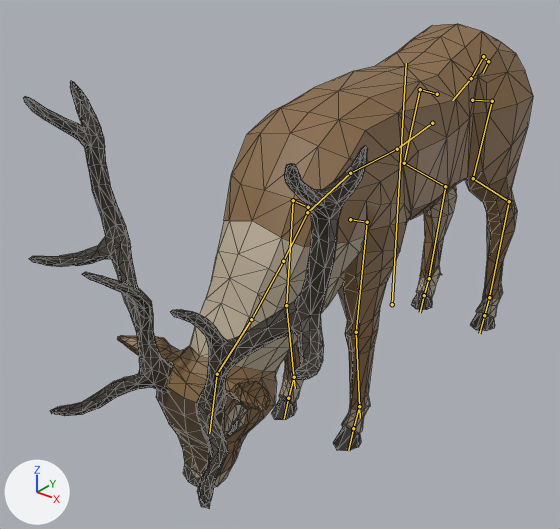
Two versions of the glTF model public/models/animals/Stag.gltf, one commit apart.
One viewpoint serves both versions: a 50 mm camera at (3.41, -6.02, 4.52) aimed at (-0.42, -1.23, 1.56). Arrows for +X, +Y and +Z are at lower left; the lights stay in place. The picture after the commit comes second. Both versions are drawn at frame 136 of the action 'Eating'; the numbers are the values there. The bones that change, and the others that lie on the model, are drawn over the model as lines. Mesh edges are drawn as thin lines.

In view in the first picture: 'Stag', 'Stag_Horns'.
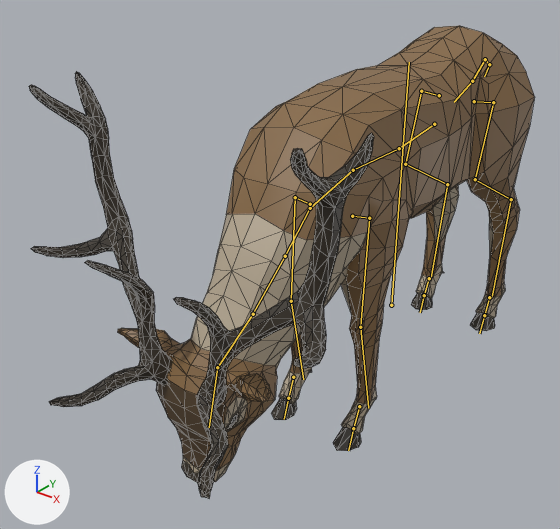
Location of each change, [x1, y1, x2, y2] in pixels of the pictures (560 x 529 px):
'Stag', posed: before [117, 24, 533, 488]; after [118, 26, 534, 482]
'Stag_Horns', posed: before [23, 81, 368, 509]; after [29, 71, 374, 499]
bone 'Body', root to tip: before (392, 304) to (406, 63); after (391, 305) to (409, 62)
bone 'FrontUpperLeg.L', root to tip: before (367, 222) to (356, 332); after (369, 218) to (360, 327)
bone 'FrontUpperLeg.R', root to tip: before (293, 200) to (286, 305); after (295, 197) to (291, 301)
bone 'BackShoulder.L', root to tip: before (472, 100) to (492, 101); after (474, 101) to (493, 102)
bone 'BackUpperLeg.L', root to tip: before (473, 178) to (509, 201); after (475, 179) to (511, 199)
bone 'BackShoulder.R', root to tip: before (437, 94) to (420, 89); after (439, 95) to (421, 91)
bone 'BackUpperLeg.R', root to tip: before (404, 163) to (445, 186); after (405, 164) to (447, 184)

The change in detail:
Bone 'Body' (bone_body) turns from (1, 0, 0) to (0, 0, 0) degrees about its own x, y and z.
Bone 'FrontUpperLeg.L' (bone_frontupperleg_l) turns from (-4, 1, 0) to (0, 1, 0) degrees about its own x, y and z.
Bone 'FrontUpperLeg.R' (bone_frontupperleg_r) turns from (-4, -1, 0) to (0, -1, 0) degrees about its own x, y and z.
Bone 'BackShoulder.L' (bone_backshoulder_l) turns from (0, -1, -1) to (0, 0, 0) degrees about its own x, y and z.
Bone 'BackUpperLeg.L' (bone_backupperleg_l) turns from (-2, 0, 0) to (0, 0, 0) degrees about its own x, y and z.
Bone 'BackShoulder.R' (bone_backshoulder_r) turns from (0, 1, 1) to (0, 0, 0) degrees about its own x, y and z.
Bone 'BackUpperLeg.R' (bone_backupperleg_r) turns from (-2, 0, 0) to (0, 0, 0) degrees about its own x, y and z.
